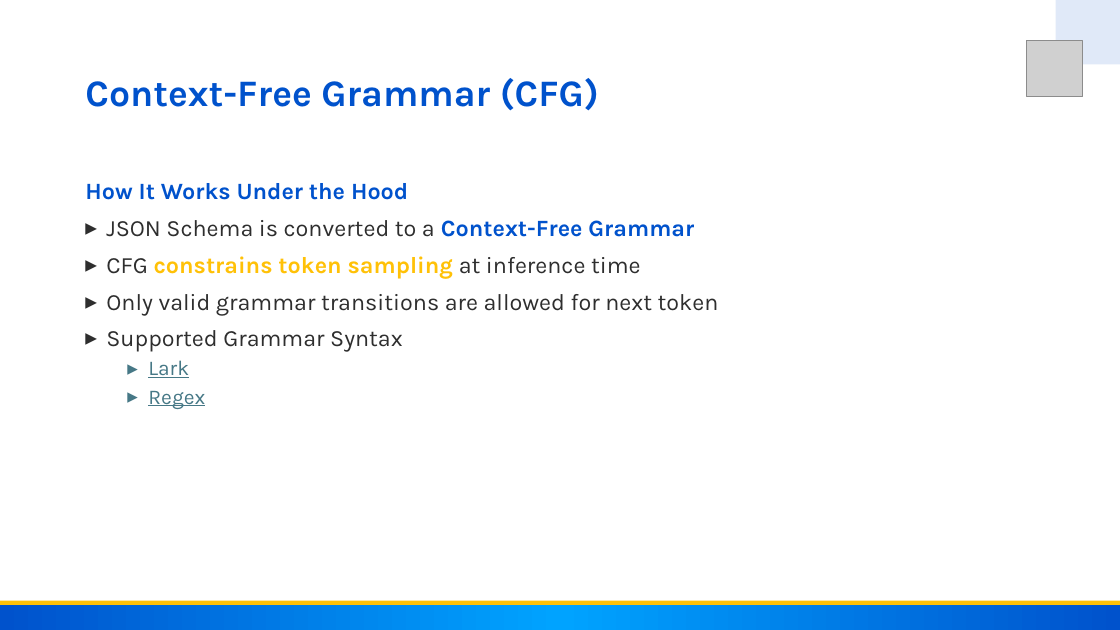
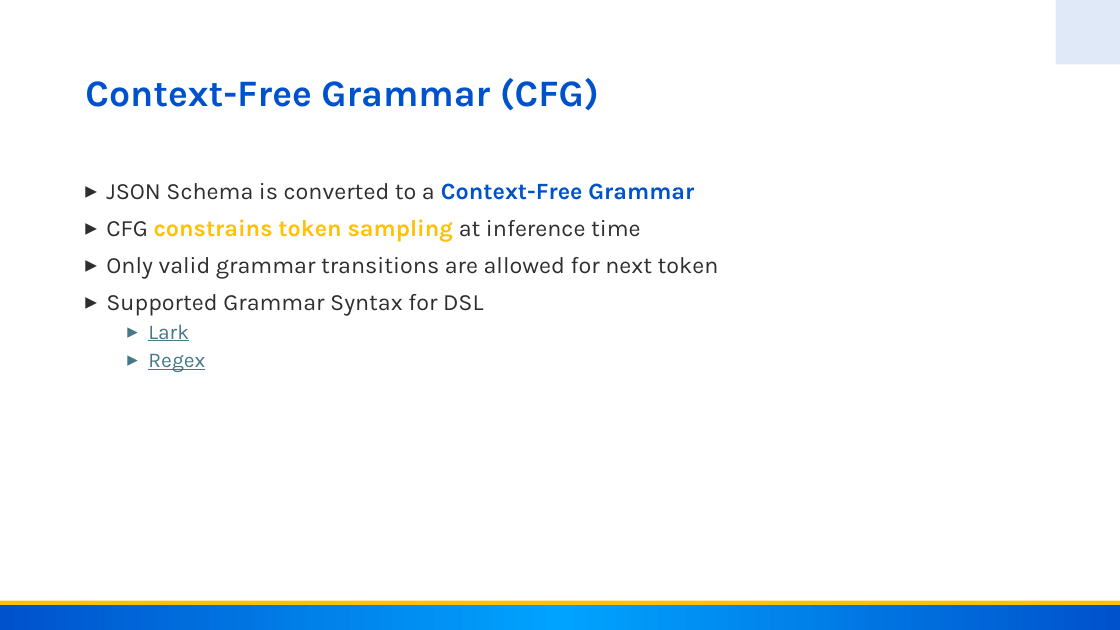
Before and after one commit to rstropek/openai-structured-outputs, a slide deck: slide 8 of StructuredOutputsPresentation.pptx (slide 6 before the commit). Drawn at 1120x630 pixels with LibreOffice and Linux fonts; fonts in the diff are those of the drawing; grey boxes stand for pictures. Boxes give left, top, right and bottom in pixels: in the first picture for what was removed or moved away, otherwise in the second. Text is boxed around its words. In the diff, an @@ line names an element or a change of style, - is before the commit and + after.

Commit message:
refactor TCQL instructions and grammar handling; remove unused files and enhance monster creator with Handlebars templating

```diff
--- a/StructuredOutputsPresentation.pptx
+++ b/StructuredOutputsPresentation.pptx
@@ picture removed at (1027,41,1083,97) @@
@@ text at (85,183,408,200): paragraph removed @@
-How It Works Under the Hood
@@ text at (106,294,483,315): text changed @@
-▸ Supported Grammar Syntax
+▸ Supported Grammar Syntax for DSL
```
Also in this commit, not shown: 6 other slides changed, 11 other files.
